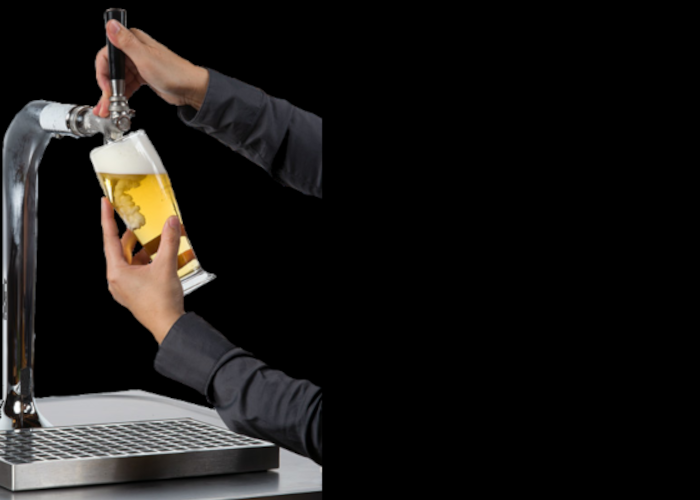
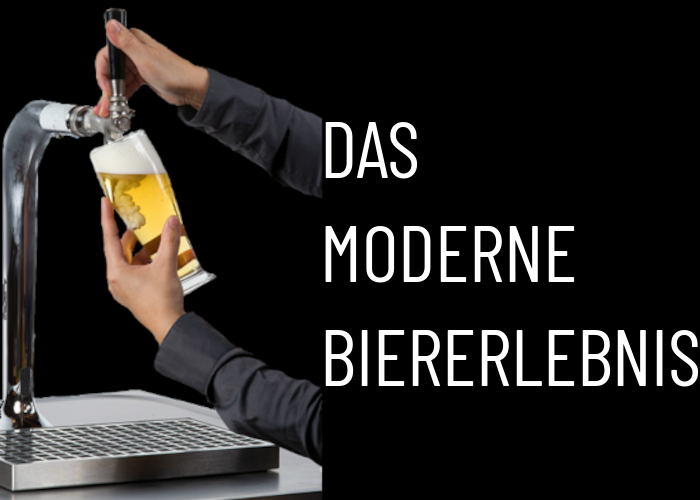
Before/after of a (700, 500) layered artwork. What changed in the layer stack:
added group "Ebenengruppe" with 3 layers above "ad3edit.png" over [325, 122, 699, 387]
added layer "BIERERLEBNIS" in group "Ebenengruppe" over [325, 330, 699, 387]
added layer "MODERNE" in group "Ebenengruppe" over [325, 226, 575, 283]
added layer "DAS" in group "Ebenengruppe" over [325, 122, 418, 179]
